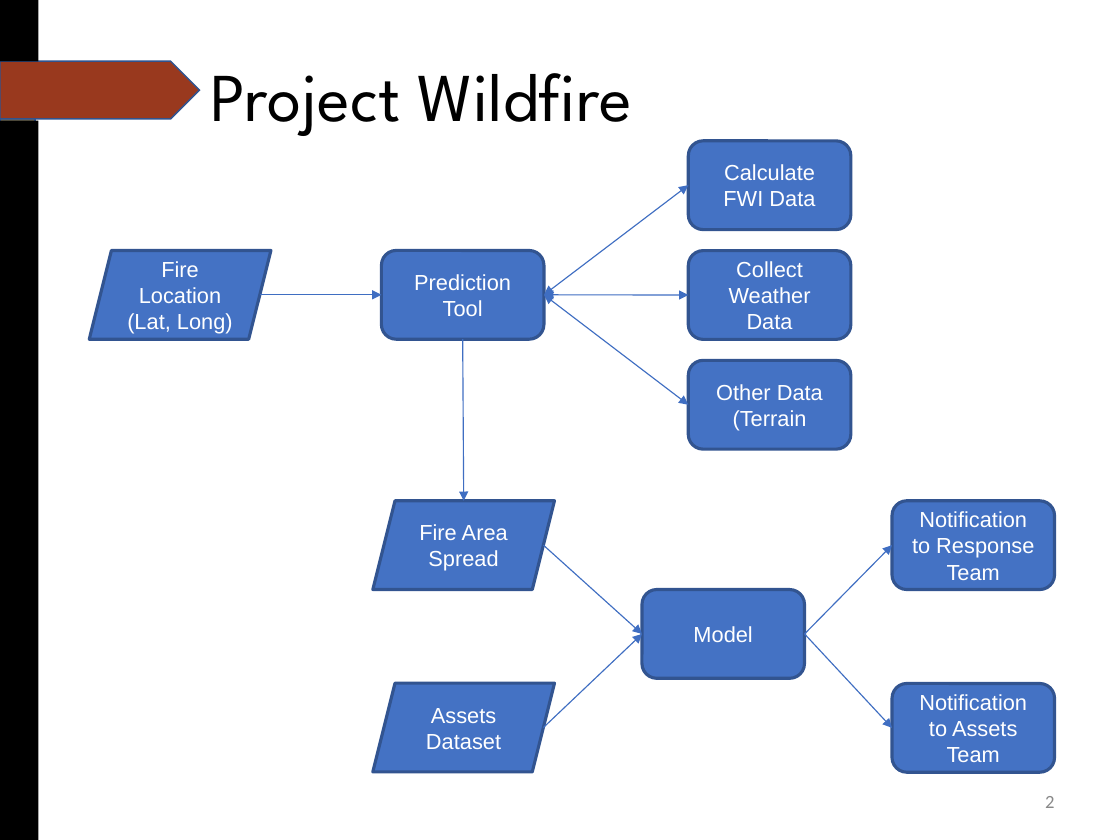
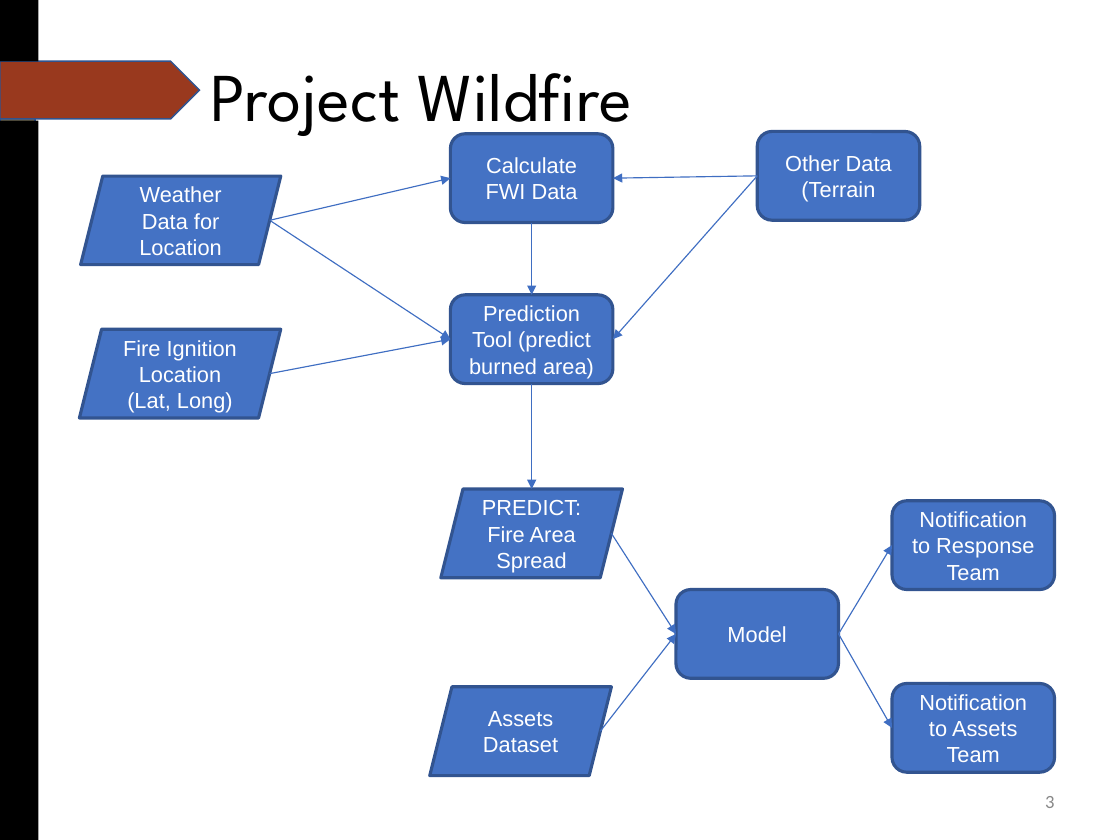
Before and after one commit to lchutny/wildfireplus, a slide deck: slide 3 of W210_EDA.pptx (slide 2 before the commit). Drawn at 1120x840 pixels with LibreOffice and Linux fonts; fonts in the diff are those of the drawing. Boxes give left, top, right and bottom in pixels: in the first picture for what was removed or moved away, otherwise in the second. Text is boxed around its words. In the diff, an @@ line names an element or a change of style, - is before the commit and + after.

```diff
--- a/W210_EDA.pptx
+++ b/W210_EDA.pptx
@@ rounded rectangle "Calculate FWI Data": place and size @@
-rounded rectangle "Calculate FWI Data" at (689, 141, 851, 230)
+rounded rectangle "Calculate FWI Data" at (450, 133, 613, 222)
@@ rounded rectangle "Other Data (Terrain": place and size @@
-rounded rectangle "Other Data (Terrain" at (689, 361, 851, 449)
+rounded rectangle "Other Data (Terrain" at (757, 131, 920, 220)
@@ parallelogram added at (81, 176, 281, 264), fill #4472C4, outline #325491 2 pt, 14 pt, text #FFFFFF @@
+Weather Data for Location
@@ arrow added from (270, 221) to (450, 178), #3F6FC3 0.75 pt @@
@@ double arrow moved from (544, 295) - (689, 404) to (613, 339) - (757, 176) @@
@@ double arrow (613, 339) - (757, 176): double arrow to arrow @@
@@ arrow added from (757, 176) to (613, 178), #3F6FC3 0.75 pt @@
@@ double arrow moved from (544, 295) - (689, 295) to (450, 339) - (270, 221) @@
@@ double arrow (450, 339) - (270, 221): double arrow to arrow @@
@@ double arrow moved from (544, 295) - (689, 185) to (532, 295) - (532, 223) @@
@@ double arrow (532, 295) - (532, 223): double arrow to arrow @@
@@ rounded rectangle removed at (689, 251, 851, 339) @@
-Collect Weather Data
@@ rounded rectangle "Prediction Tool (predict burned area)": place and size @@
-rounded rectangle "Prediction Tool (predict burned area)" at (382, 251, 544, 339)
+rounded rectangle "Prediction Tool (predict burned area)" at (450, 295, 613, 383)
@@ parallelogram "Fire Ignition Location (Lat, Long)": place and size @@
-parallelogram "Fire Ignition Location (Lat, Long)" at (90, 251, 271, 339)
+parallelogram "Fire Ignition Location (Lat, Long)" at (80, 329, 281, 418)
@@ text in rounded rectangle at (469, 305, 594, 378): text changed @@
-Prediction Tool
+Prediction Tool (predict burned area)
@@ text in parallelogram at (123, 340, 237, 413): text changed @@
-Fire Location (Lat, Long)
+Fire Ignition Location (Lat, Long)
@@ arrow moved from (260, 295) - (382, 295) to (270, 374) - (450, 339) @@
@@ arrow moved from (463, 339) - (464, 501) to (532, 384) - (532, 489) @@
@@ parallelogram "PREDICT: Fire Area Spread": place and size @@
-parallelogram "PREDICT: Fire Area Spread" at (373, 501, 554, 589)
+parallelogram "PREDICT: Fire Area Spread" at (441, 489, 623, 578)
@@ text in parallelogram at (482, 500, 581, 572): text changed @@
-Fire Area Spread
+PREDICT: Fire Area Spread
@@ arrow moved from (543, 545) - (642, 634) to (612, 533) - (676, 634) @@
@@ arrow moved from (804, 634) - (892, 545) to (839, 634) - (892, 545) @@
@@ rounded rectangle "Model": place and size @@
-rounded rectangle "Model" at (642, 589, 804, 678)
+rounded rectangle "Model" at (676, 589, 839, 678)
@@ arrow moved from (543, 728) - (642, 634) to (600, 731) - (676, 634) @@
@@ arrow moved from (804, 634) - (892, 728) to (839, 634) - (892, 728) @@
@@ parallelogram "Assets Dataset": place and size @@
-parallelogram "Assets Dataset" at (373, 683, 554, 772)
+parallelogram "Assets Dataset" at (430, 687, 612, 775)
@@ page number at (1045, 796, 1054, 808): text changed @@
-2
+3
```
Also in this commit, not shown: 2 other slides changed, 1 slide added, 4 other files.
